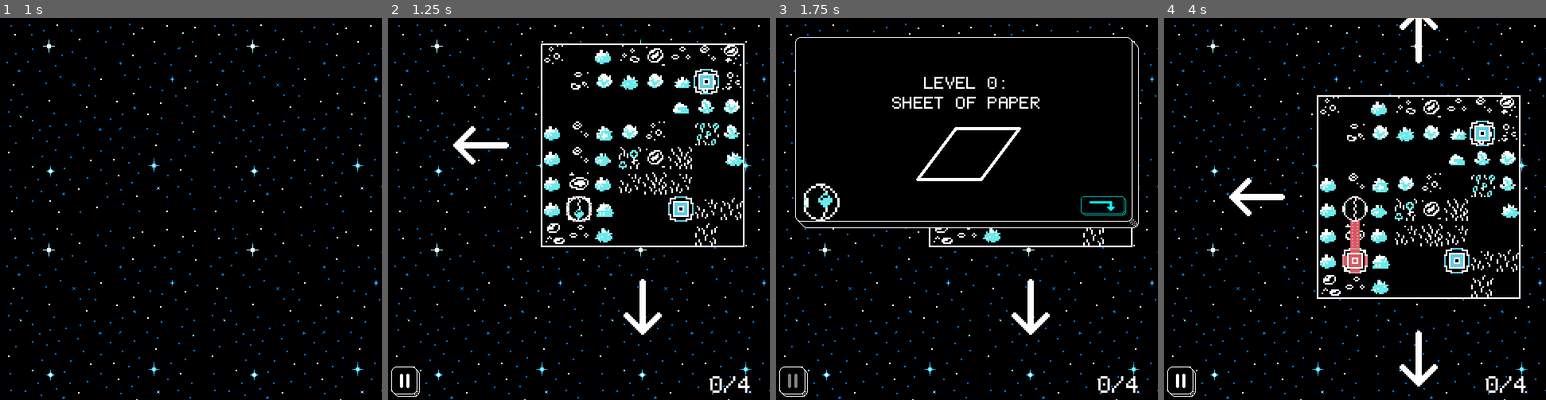
Above: before the commit, frames 1-4 (left to right).
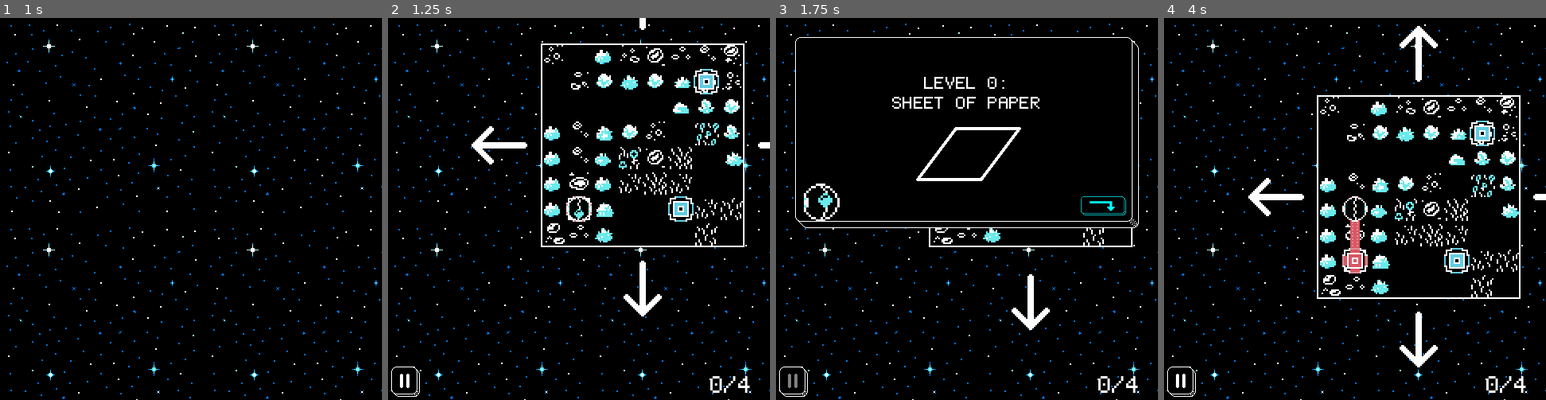
Above: after the commit, the same moments.

Repository: cprosko/polyhedromeda
Game: Godot game, scene res://scenes/start_screen.tscn
Two runs of this game, one before a commit and one after it. Both use one fixed random seed, a clock stepped at 60 frames per second and the inputs below. The engine's default icon, where the game draws it, is replaced by a stand-in: a white triangle on a blue panel in a dark square.
Inputs:
- Up to frame 1 (1 s): click "Play" at 0.5 s
- Up to frame 2 (1.25 s): no input
- Up to frame 3 (1.75 s): tap Enter (continue) at 1.25, 1.35 s; hold Right (move_right) from 1.28 s (still down)
- Up to frame 4 (4 s): tap Enter (continue) at 2, 3.5, 3.6 s; release Right (move_right) at 2.03 s; hold Down (move_down) 2.03-2.78 s; tap Shift (sprint) at 2.1 s; hold Right (move_right) 2.78-3.53 s; hold Z (undo) 2.78-3.53 s; hold Up (move_up) from 3.53 s (still down)

Frame 1 is identical in both runs. In frame 2, 1.1% of the frame differs, in the area x 17-100%, y 0-83%; in frame 3, 0.2%; in frame 4, 1.4%, in the area x 17-100%, y 0-97%.

Commit message:
Animated arrows at edges of each 3D face.

Diff:
--- a/scenes/levels/level_0.tscn
+++ b/scenes/levels/level_0.tscn
@@ -25,12 +25,7 @@
 [ext_resource type="Texture2D" uid="uid://cvwakegfxvod6" path="res://sprites/exit_button_hovered.png" id="15_eh6x6"]
 [ext_resource type="Script" uid="uid://bc47owkdqsdbp" path="res://scripts/win_dialog.gd" id="16_sagaa"]
 [ext_resource type="Script" uid="uid://c5d8kwm3hv3di" path="res://scripts/node_score_label.gd" id="17_qf67e"]
-[ext_resource type="Texture2D" uid="uid://dlmbfr05wrrru" path="res://tilesets/sources/inner_edge_tile.png" id="22_mswog"]
-[ext_resource type="Script" uid="uid://lm5f2q6ych6k" path="res://scripts/map_edge_display.gd" id="23_eh6x6"]
-[ext_resource type="Texture2D" uid="uid://cjpe07tw2dul" path="res://sprites/right_arrow.png" id="24_0rc6f"]
-[ext_resource type="Texture2D" uid="uid://j7mrg4exvo45" path="res://sprites/down_arrow.png" id="24_eh6x6"]
-[ext_resource type="Texture2D" uid="uid://boaj3nm3jxtyj" path="res://sprites/left_arrow.png" id="24_p102h"]
-[ext_resource type="Texture2D" uid="uid://iemuavr1ndih" path="res://sprites/up_arrow.png" id="24_sagaa"]
+[ext_resource type="PackedScene" uid="uid://cgddg61hgp4ss" path="res://scenes/subscenes/map_edge_display.tscn" id="23_mswog"]
 
 [sub_resource type="StyleBoxTexture" id="StyleBoxTexture_rdr40"]
 texture = ExtResource("4_0qejo")
@@ -210,13 +205,6 @@
 "name": &"default",
 "speed": 5.0
 }]
-
-[sub_resource type="TileSetAtlasSource" id="TileSetAtlasSource_p102h"]
-texture = ExtResource("22_mswog")
-0:0/0 = 0
-
-[sub_resource type="TileSet" id="TileSet_0rc6f"]
-sources/0 = SubResource("TileSetAtlasSource_p102h")
 
 [sub_resource type="AtlasTexture" id="AtlasTexture_8yqn4"]
 atlas = ExtResource("9_erlbe")
@@ -1141,29 +1129,7 @@
 script = ExtResource("7_ypncs")
 metadata/_custom_type_script = "uid://cyg4kuvi2nlhe"
 
-[node name="MapEdgeDisplay" type="TileMapLayer" parent="MapManager"]
-tile_set = SubResource("TileSet_0rc6f")
-script = ExtResource("23_eh6x6")
-
-[node name="LeftArrow" type="Sprite2D" parent="MapManager/MapEdgeDisplay"]
-texture_filter = 1
-position = Vector2(103, -25)
-texture = ExtResource("24_p102h")
-
-[node name="RightArrow" type="Sprite2D" parent="MapManager/MapEdgeDisplay"]
-texture_filter = 1
-position = Vector2(55, -25)
-texture = ExtResource("24_0rc6f")
-
-[node name="UpArrow" type="Sprite2D" parent="MapManager/MapEdgeDisplay"]
-texture_filter = 1
-position = Vector2(15, -25)
-texture = ExtResource("24_sagaa")
-
-[node name="DownArrow" type="Sprite2D" parent="MapManager/MapEdgeDisplay"]
-texture_filter = 1
-position = Vector2(-17, -25)
-texture = ExtResource("24_eh6x6")
+[node name="MapEdgeDisplay" parent="MapManager" instance=ExtResource("23_mswog")]
 
 [node name="Player" type="CharacterBody2D" parent="."]
 unique_name_in_owner = true
--- a/scenes/levels/level_1.tscn
+++ b/scenes/levels/level_1.tscn
@@ -21,12 +21,7 @@
 [ext_resource type="TileSet" uid="uid://ot12yrgktr4i" path="res://tilesets/two_color_space_tileset.tres" id="19_wk6bc"]
 [ext_resource type="TileSet" uid="uid://bjm8dm4q83nd8" path="res://tilesets/nodes_and_wires.tres" id="20_ugk5q"]
 [ext_resource type="Script" uid="uid://cyg4kuvi2nlhe" path="res://scripts/nodes_and_wires.gd" id="21_4u6u3"]
-[ext_resource type="Texture2D" uid="uid://dlmbfr05wrrru" path="res://tilesets/sources/inner_edge_tile.png" id="22_i3rdk"]
-[ext_resource type="Script" uid="uid://lm5f2q6ych6k" path="res://scripts/map_edge_display.gd" id="23_yvv08"]
-[ext_resource type="Texture2D" uid="uid://boaj3nm3jxtyj" path="res://sprites/left_arrow.png" id="24_bccrp"]
-[ext_resource type="Texture2D" uid="uid://cjpe07tw2dul" path="res://sprites/right_arrow.png" id="25_20f45"]
-[ext_resource type="Texture2D" uid="uid://iemuavr1ndih" path="res://sprites/up_arrow.png" id="26_6bay7"]
-[ext_resource type="Texture2D" uid="uid://j7mrg4exvo45" path="res://sprites/down_arrow.png" id="27_to6s4"]
+[ext_resource type="PackedScene" uid="uid://cgddg61hgp4ss" path="res://scenes/subscenes/map_edge_display.tscn" id="22_7o3do"]
 [ext_resource type="Script" uid="uid://3igi3vc7wm3i" path="res://scripts/player/player.gd" id="28_7tcdn"]
 [ext_resource type="Texture2D" uid="uid://3v0vd5dksjnc" path="res://tilesets/sources/robot_motion.png" id="29_4gp5p"]
 [ext_resource type="Script" uid="uid://dxp3b2kd1bkkv" path="res://scripts/player/player_rays.gd" id="30_y73h4"]
@@ -165,13 +160,6 @@
 "speed": 5.0
 }]
 
-[sub_resource type="TileSetAtlasSource" id="TileSetAtlasSource_pr0p8"]
-texture = ExtResource("22_i3rdk")
-0:0/0 = 0
-
-[sub_resource type="TileSet" id="TileSet_1pmpf"]
-sources/0 = SubResource("TileSetAtlasSource_pr0p8")
-
 [sub_resource type="AtlasTexture" id="AtlasTexture_8yqn4"]
 atlas = ExtResource("8_row31")
 region = Rect2(0, 0, 16, 16)
@@ -604,6 +592,8 @@
 
 [node name="LevelManager" type="Node2D"]
 script = ExtResource("1_t4umt")
+current_scene_name = "levels/level_1"
+next_scene_name = "win_screen"
 
 [node name="BackgroundCanvasLayer" type="CanvasLayer" parent="."]
 layer = -1
@@ -918,7 +908,6 @@
 position = Vector2(1, 1)
 script = ExtResource("17_wtkl1")
 starting_player_position = Vector2i(2, 2)
-unfold_map = true
 metadata/_custom_type_script = "uid://cvhqfqafns1lm"
 
 [node name="BackBlock" type="Node2D" parent="MapManager" node_paths=PackedStringArray("neighbor_up", "neighbor_down", "neighbor_left", "neighbor_right")]
@@ -1185,29 +1174,7 @@
 script = ExtResource("21_4u6u3")
 metadata/_custom_type_script = "uid://cyg4kuvi2nlhe"
 
-[node name="MapEdgeDisplay" type="TileMapLayer" parent="MapManager"]
-tile_set = SubResource("TileSet_1pmpf")
-script = ExtResource("23_yvv08")
-
-[node name="LeftArrow" type="Sprite2D" parent="MapManager/MapEdgeDisplay"]
-texture_filter = 1
-position = Vector2(103, -25)
-texture = ExtResource("24_bccrp")
-
-[node name="RightArrow" type="Sprite2D" parent="MapManager/MapEdgeDisplay"]
-texture_filter = 1
-position = Vector2(55, -25)
-texture = ExtResource("25_20f45")
-
-[node name="UpArrow" type="Sprite2D" parent="MapManager/MapEdgeDisplay"]
-texture_filter = 1
-position = Vector2(15, -25)
-texture = ExtResource("26_6bay7")
-
-[node name="DownArrow" type="Sprite2D" parent="MapManager/MapEdgeDisplay"]
-texture_filter = 1
-position = Vector2(-17, -25)
-texture = ExtResource("27_to6s4")
+[node name="MapEdgeDisplay" parent="MapManager" instance=ExtResource("22_7o3do")]
 
 [node name="Player" type="CharacterBody2D" parent="."]
 unique_name_in_owner = true
--- /dev/null
+++ b/scenes/subscenes/map_edge_display.tscn
@@ -0,0 +1,167 @@
+[gd_scene load_steps=13 format=3 uid="uid://cgddg61hgp4ss"]
+
+[ext_resource type="Texture2D" uid="uid://dlmbfr05wrrru" path="res://tilesets/sources/inner_edge_tile.png" id="1_0wnlc"]
+[ext_resource type="Script" uid="uid://lm5f2q6ych6k" path="res://scripts/map_edge_display.gd" id="2_xkbqw"]
+[ext_resource type="Script" uid="uid://c2m2m4ew56xes" path="res://scripts/arrow_animator.gd" id="3_2ol7p"]
+[ext_resource type="Texture2D" uid="uid://boaj3nm3jxtyj" path="res://sprites/left_arrow.png" id="4_cr4eq"]
+[ext_resource type="Texture2D" uid="uid://cjpe07tw2dul" path="res://sprites/right_arrow.png" id="5_86ceo"]
+[ext_resource type="Texture2D" uid="uid://iemuavr1ndih" path="res://sprites/up_arrow.png" id="6_06fl1"]
+[ext_resource type="Texture2D" uid="uid://j7mrg4exvo45" path="res://sprites/down_arrow.png" id="7_gkfle"]
+
+[sub_resource type="TileSetAtlasSource" id="TileSetAtlasSource_p102h"]
+texture = ExtResource("1_0wnlc")
+0:0/0 = 0
+
+[sub_resource type="TileSet" id="TileSet_0rc6f"]
+sources/0 = SubResource("TileSetAtlasSource_p102h")
+
+[sub_resource type="Animation" id="Animation_sl5c4"]
+length = 1.5
+loop_mode = 1
+tracks/0/type = "value"
+tracks/0/imported = false
+tracks/0/enabled = true
+tracks/0/path = NodePath("LeftArrowPositioner/LeftArrow:position")
+tracks/0/interp = 2
+tracks/0/loop_wrap = true
+tracks/0/keys = {
+"times": PackedFloat32Array(0, 0.75, 1.5),
+"transitions": PackedFloat32Array(1, 1, 1),
+"update": 0,
+"values": [Vector2(-37, -31.5), Vector2(0, -31.5), Vector2(-37, -31.5)]
+}
+tracks/1/type = "value"
+tracks/1/imported = false
+tracks/1/enabled = true
+tracks/1/path = NodePath("RightArrowPositioner/RightArrow:position")
+tracks/1/interp = 1
+tracks/1/loop_wrap = true
+tracks/1/keys = {
+"times": PackedFloat32Array(0),
+"transitions": PackedFloat32Array(1),
+"update": 0,
+"values": [Vector2(0, 0)]
+}
+tracks/2/type = "value"
+tracks/2/imported = false
+tracks/2/enabled = true
+tracks/2/path = NodePath("UpArrowPositioner/UpArrow:position")
+tracks/2/interp = 1
+tracks/2/loop_wrap = true
+tracks/2/keys = {
+"times": PackedFloat32Array(0),
+"transitions": PackedFloat32Array(1),
+"update": 0,
+"values": [Vector2(0, 0)]
+}
+tracks/3/type = "value"
+tracks/3/imported = false
+tracks/3/enabled = true
+tracks/3/path = NodePath("DownArrowPositioner/DownArrow:position")
+tracks/3/interp = 1
+tracks/3/loop_wrap = true
+tracks/3/keys = {
+"times": PackedFloat32Array(0),
+"transitions": PackedFloat32Array(1),
+"update": 0,
+"values": [Vector2(0, 0)]
+}
+
+[sub_resource type="Animation" id="Animation_qf67e"]
+resource_name = "arrow_oscillation"
+length = 1.5
+loop_mode = 1
+tracks/0/type = "value"
+tracks/0/imported = false
+tracks/0/enabled = true
+tracks/0/path = NodePath("LeftArrowPositioner/LeftArrow:position")
+tracks/0/interp = 2
+tracks/0/loop_wrap = true
+tracks/0/keys = {
+"times": PackedFloat32Array(0, 0.75, 1.5),
+"transitions": PackedFloat32Array(1, 1, 1),
+"update": 0,
+"values": [Vector2(-37, -31.5), Vector2(-55, -31.5), Vector2(-37, -31.5)]
+}
+tracks/1/type = "value"
+tracks/1/imported = false
+tracks/1/enabled = true
+tracks/1/path = NodePath("RightArrowPositioner/RightArrow:position")
+tracks/1/interp = 2
+tracks/1/loop_wrap = true
+tracks/1/keys = {
+"times": PackedFloat32Array(0, 0.75, 1.5),
+"transitions": PackedFloat32Array(1, 1, 1),
+"update": 0,
+"values": [Vector2(0, 0), Vector2(0, 0), Vector2(0, 0)]
+}
+tracks/2/type = "value"
+tracks/2/imported = false
+tracks/2/enabled = true
+tracks/2/path = NodePath("UpArrowPositioner/UpArrow:position")
+tracks/2/interp = 2
+tracks/2/loop_wrap = true
+tracks/2/keys = {
+"times": PackedFloat32Array(0, 0.75, 1.5),
+"transitions": PackedFloat32Array(1, 1, 1),
+"update": 0,
+"values": [Vector2(0, 0), Vector2(0, 0), Vector2(0, 0)]
+}
+tracks/3/type = "value"
+tracks/3/imported = false
+tracks/3/enabled = true
+tracks/3/path = NodePath("DownArrowPositioner/DownArrow:position")
+tracks/3/interp = 2
+tracks/3/loop_wrap = true
+tracks/3/keys = {
+"times": PackedFloat32Array(0, 0.75, 1.5),
+"transitions": PackedFloat32Array(1, 1, 1),
+"update": 0,
+"values": [Vector2(0, 0), Vector2(0, 0), Vector2(0, 0)]
+}
+
+[sub_resource type="AnimationLibrary" id="AnimationLibrary_b5krw"]
+_data = {
+&"RESET": SubResource("Animation_sl5c4"),
+&"arrow_oscillation": SubResource("Animation_qf67e")
+}
+
+[node name="MapEdgeDisplay" type="TileMapLayer"]
+tile_set = SubResource("TileSet_0rc6f")
+script = ExtResource("2_xkbqw")
+
+[node name="ArrowAnimator" type="AnimationPlayer" parent="."]
+libraries = {
+&"": SubResource("AnimationLibrary_b5krw")
+}
+script = ExtResource("3_2ol7p")
+oscillation_dist = 10.0
+
+[node name="LeftArrowPositioner" type="Node2D" parent="."]
+position = Vector2(87, -1)
+
+[node name="LeftArrow" type="Sprite2D" parent="LeftArrowPositioner"]
+texture_filter = 1
+position = Vector2(-37, -31.5)
+texture = ExtResource("4_cr4eq")
+
+[node name="RightArrowPositioner" type="Node2D" parent="."]
+position = Vector2(23, -1)
+
+[node name="RightArrow" type="Sprite2D" parent="RightArrowPositioner"]
+texture_filter = 1
+texture = ExtResource("5_86ceo")
+
+[node name="UpArrowPositioner" type="Node2D" parent="."]
+position = Vector2(-81, -1)
+
+[node name="UpArrow" type="Sprite2D" parent="UpArrowPositioner"]
+texture_filter = 1
+texture = ExtResource("6_06fl1")
+
+[node name="DownArrowPositioner" type="Node2D" parent="."]
+position = Vector2(-25, -1)
+
+[node name="DownArrow" type="Sprite2D" parent="DownArrowPositioner"]
+texture_filter = 1
+texture = ExtResource("7_gkfle")
--- /dev/null
+++ b/scripts/arrow_animator.gd
@@ -0,0 +1,42 @@
+class_name ArrowAnimator
+extends AnimationPlayer
+
+# Public Parameters
+@export var oscillation_dist: float = 20.0
+
+# Cached References
+@onready var animation: Animation = get_animation("arrow_oscillation")
+var track_inds: Dictionary[String,int] = {}
+var oscillation_targets: Dictionary[String,Vector2] = {}
+
+# Built-In Method Overrides
+func _ready() -> void:
+	_set_animation_parameters()
+
+
+# Private Methods
+func _set_animation_parameters() -> void:
+	track_inds["left"] = animation.find_track(
+		^"LeftArrowPositioner/LeftArrow:position", Animation.TYPE_VALUE
+	)
+	track_inds["right"] = animation.find_track(
+		^"RightArrowPositioner/RightArrow:position", Animation.TYPE_VALUE
+	)
+	track_inds["up"] = animation.find_track(
+		^"UpArrowPositioner/UpArrow:position", Animation.TYPE_VALUE
+	)
+	track_inds["down"] = animation.find_track(
+		^"DownArrowPositioner/DownArrow:position", Animation.TYPE_VALUE
+	)
+	oscillation_targets["left"]  = Vector2(-oscillation_dist, 0)
+	oscillation_targets["right"] = Vector2(+oscillation_dist, 0)
+	oscillation_targets["up"]    = Vector2(0, -oscillation_dist)
+	oscillation_targets["down"]  = Vector2(0, +oscillation_dist)
+
+	for dir in track_inds.keys():
+		animation.track_set_key_value(track_inds[dir], 0, Vector2(0, 0))
+		animation.track_set_key_value(
+			track_inds[dir], 1, oscillation_targets[dir]
+		)
+		animation.track_set_key_value(track_inds[dir], 2, Vector2(0, 0))
+	play("arrow_oscillation")
--- a/scripts/map_edge_display.gd
+++ b/scripts/map_edge_display.gd
@@ -2,21 +2,27 @@
 extends TileMapLayer
 
 # Public Parameters
-@export var arrow_move_dist := 15.0
-@export var arrow_edge_offset := 20.0
+@export var arrow_edge_offset := 7.5
+@export var arrow_oscillation_dist := 10.0
 @export var tile_atlas_coord := Vector2i(0, 0)
-@export var oscillation_duration := 0.3
 
 # Public Variables
 var movement_tweens: Dictionary[Enums.Dir, Tween] = {}
 
 # Cached references
+@onready var arrow_positioners: Dictionary[Enums.Dir, Node2D] = {
+	Enums.Dir.LEFT:  $LeftArrowPositioner,
+	Enums.Dir.RIGHT: $RightArrowPositioner,
+	Enums.Dir.UP:    $UpArrowPositioner,
+	Enums.Dir.DOWN:  $DownArrowPositioner,
+}
 @onready var arrows: Dictionary[Enums.Dir, Sprite2D] = {
-	Enums.Dir.LEFT:  $LeftArrow,
-	Enums.Dir.RIGHT: $RightArrow,
-	Enums.Dir.UP:    $UpArrow,
-	Enums.Dir.DOWN:  $DownArrow,
+	Enums.Dir.LEFT:  $LeftArrowPositioner/LeftArrow,
+	Enums.Dir.RIGHT: $RightArrowPositioner/RightArrow,
+	Enums.Dir.UP:    $UpArrowPositioner/UpArrow,
+	Enums.Dir.DOWN:  $DownArrowPositioner/DownArrow,
 }
+@onready var arrow_animator: ArrowAnimator = $ArrowAnimator
 var map_manager: MapManager
 
 # Private variables
@@ -26,17 +32,13 @@
 # Built-In Method Overrides
 func _ready() -> void:
 	map_manager = get_parent()
-	movement_tweens[Enums.Dir.LEFT] = create_tween()
-	movement_tweens[Enums.Dir.RIGHT] = create_tween()
-	movement_tweens[Enums.Dir.UP] = create_tween()
-	movement_tweens[Enums.Dir.DOWN] = create_tween()
+	arrow_animator.oscillation_dist = arrow_oscillation_dist
 
 
 # Public Methods
 func reset_edges() -> void:
 	clear()
 	for dir in Enums.Dir.values():
-		movement_tweens[dir].kill()
 		arrows[dir].visible = false
 
 
@@ -66,9 +68,8 @@
 				x_midpoint, active_block_size.y + true_offset
 			)
 	arrows[dir].visible = true
-	arrows[dir].position = arrow_pos
+	arrow_positioners[dir].position = arrow_pos
 	_raw_positions[dir] = arrow_pos
-	animate_arrow(dir)
 	if not inner:
 		return
 	var tiles_to_add: Array[Vector2i] = []
@@ -87,25 +88,3 @@
 				tiles_to_add.append(Vector2i(i, active_block_tile_size.y))
 	for tile in tiles_to_add:
 		set_cell(tile, 0, tile_atlas_coord)
-
-
-func animate_arrow(dir: Enums.Dir) -> void:
-	pass # TODO
-	#if movement_tweens[dir]:
-		#movement_tweens[dir].kill()
-		#arrows[dir].position = _raw_positions[dir]
-	#movement_tweens[dir] = create_tween().set_loops()
-	#var oscillation_target: Vector2 = _raw_positions[dir]
-	#match dir:
-		#Vector2i.LEFT:
-			#oscillation_target += Vector2(-arrow_move_dist, 0)
-		#Vector2i.RIGHT:
-			#oscillation_target += Vector2(+arrow_move_dist, 0)
-		#Vector2i.UP:
-			#oscillation_target += Vector2(0, -arrow_move_dist)
-		#Vector2i.DOWN:
-			#oscillation_target += Vector2(0, +arrow_move_dist)
-	#movement_tweens[dir].tween_property(
-		#arrows[dir], "position", oscillation_target, oscillation_duration,
-	#)
-	#movement_tweens[dir].interpolate_value()
Not shown: 1 places in scenes/levels/level_0.tscn that only renumber resources
Not shown: 1 places in scenes/levels/level_1.tscn that only renumber resources
Not shown, added: scripts/arrow_animator.gd.uid
